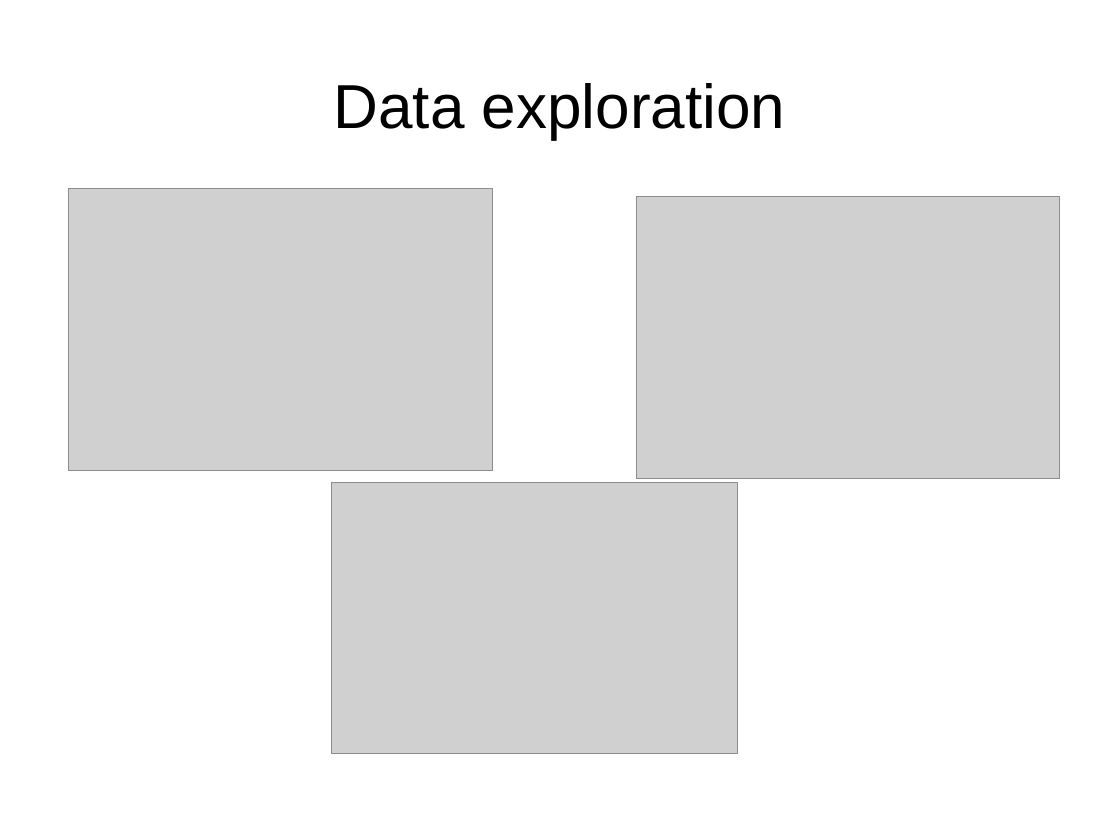
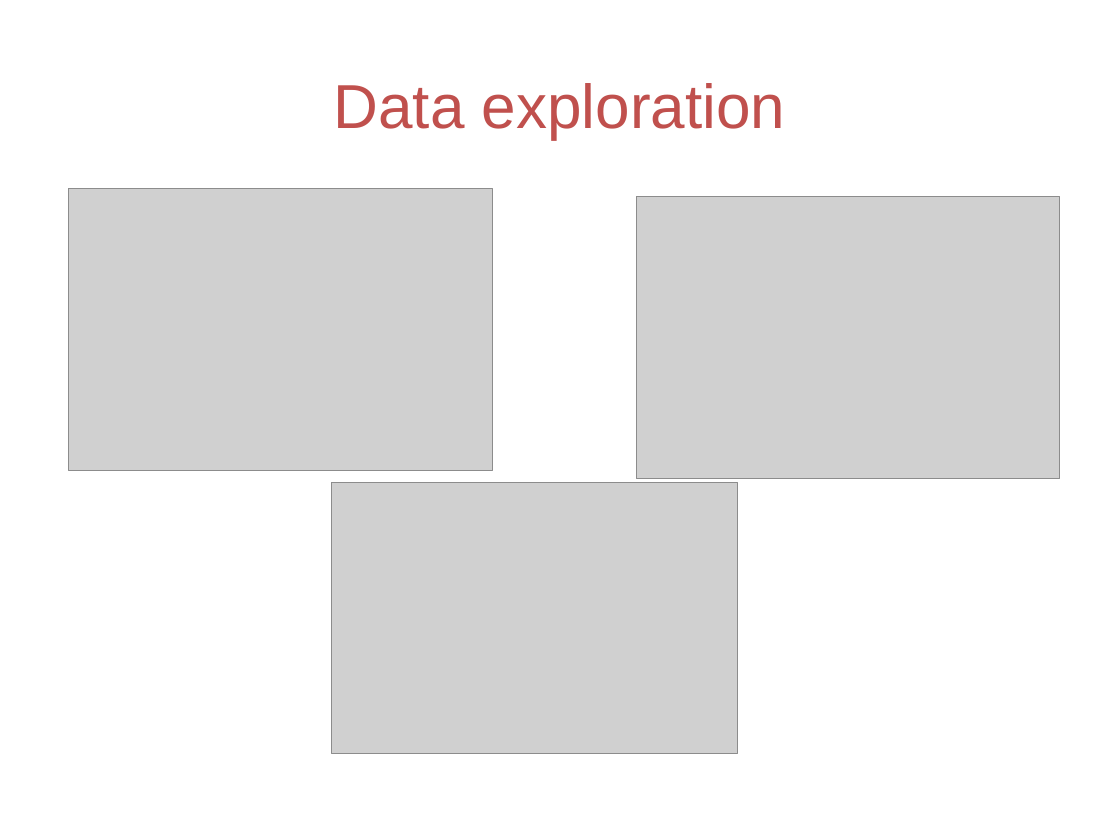
Before and after one commit to Anushi/hospital_readmissions, a slide deck: slide 5 of Project_presentation_Anushi.pptx. Drawn at 1120x840 pixels with LibreOffice and Linux fonts; fonts in the diff are those of the drawing; grey boxes stand for pictures. Boxes give left, top, right and bottom in pixels: in the first picture for what was removed or moved away, otherwise in the second. Text is boxed around its words. In the diff, an @@ line names an element or a change of style, - is before the commit and + after.

```diff
--- a/Project_presentation_Anushi.pptx
+++ b/Project_presentation_Anushi.pptx
@@ title "Data exploration" at <box>334,83,786,139</box>: text colour #000000 to #C0504D @@
```
Also in this commit, not shown: 7 other slides changed, 3 slides added, 1 slide removed, 2 other files.
